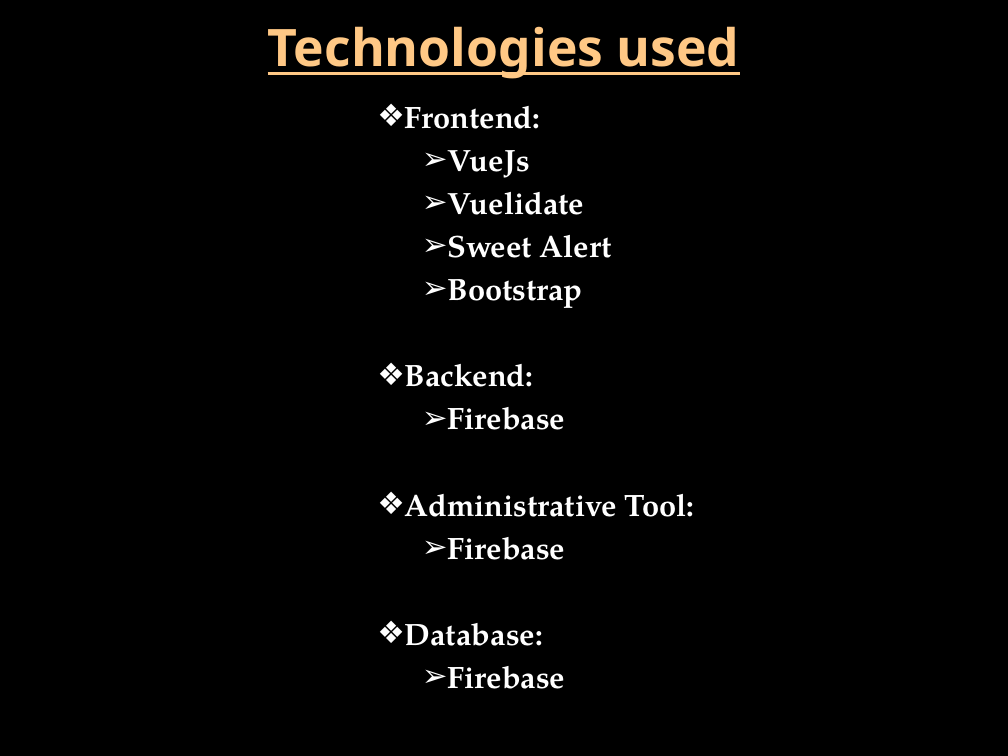
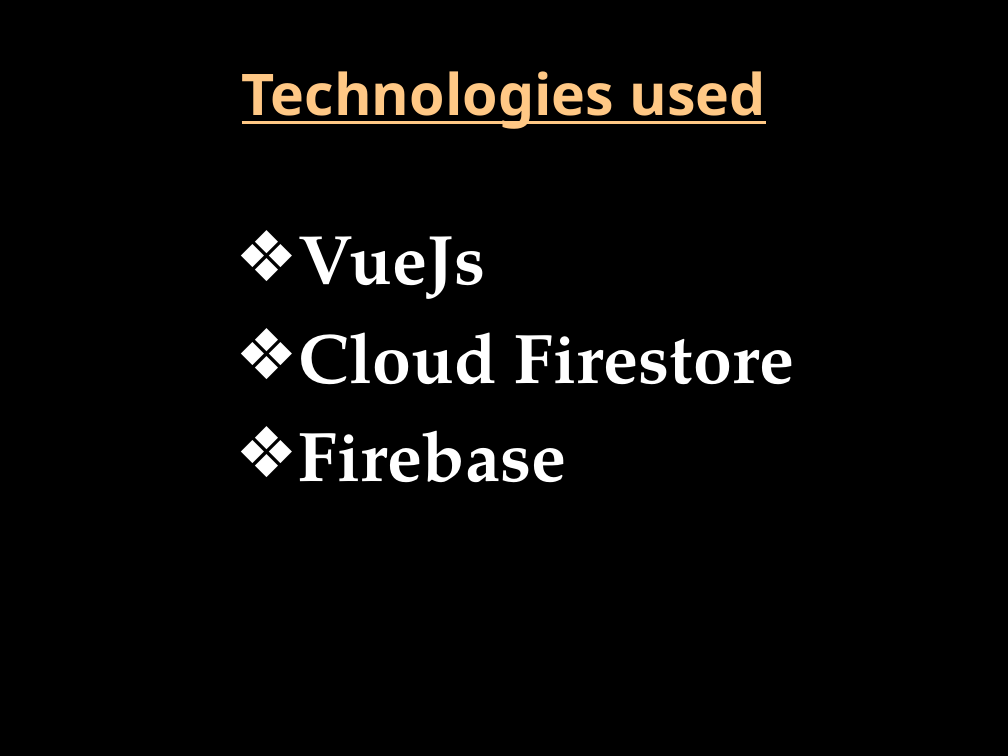
Before and after one commit to kazmanbanj/LearnNow, a slide deck: slide 3 of Proposal/LearnNow-Proposal.pptx (slide 4 before the commit). Drawn at 1008x756 pixels with LibreOffice and Linux fonts; fonts in the diff are those of the drawing; background and template pictures are left out. Boxes give left, top, right and bottom in pixels: in the first picture for what was removed or moved away, otherwise in the second. Text is boxed around its words. In the diff, an @@ line names an element or a change of style, - is before the commit and + after.

```diff
--- a/Proposal/LearnNow-Proposal.pptx
+++ b/Proposal/LearnNow-Proposal.pptx
@@ title "Technologies used" at [242, 71, 765, 129]: size 36.9 to 41 pt @@
@@ text at [405, 106, 540, 129]: paragraph removed @@
-          ❖ Frontend:
@@ text "VueJs": place and size @@
-text "VueJs" at [405, 106, 695, 689]
+text "VueJs" at [299, 236, 794, 483]
@@ text at [299, 236, 567, 483]: size 22 to 50 pt in "VueJs", "Firebase"; bullet ➢ to ❖; list level 8 to 5 in "VueJs"; list level 8 to 5 in "Firebase" @@
@@ text at [299, 332, 794, 385]: text changed; size 22 to 50 pt @@
-              ➢ Vuelidate
-              ➢ Sweet Alert
-              ➢ Bootstrap
-          ❖ Backend:
+        ❖ Cloud Firestore
@@ text at [405, 494, 695, 689]: paragraphs removed @@
-          ❖ Administrative Tool:
-              ➢ Firebase
-          ❖ Database:
-              ➢ Firebase
```
Also in this commit, not shown: 1 other slide changed, 2 slides added, 5 slides removed, 15 other files.
